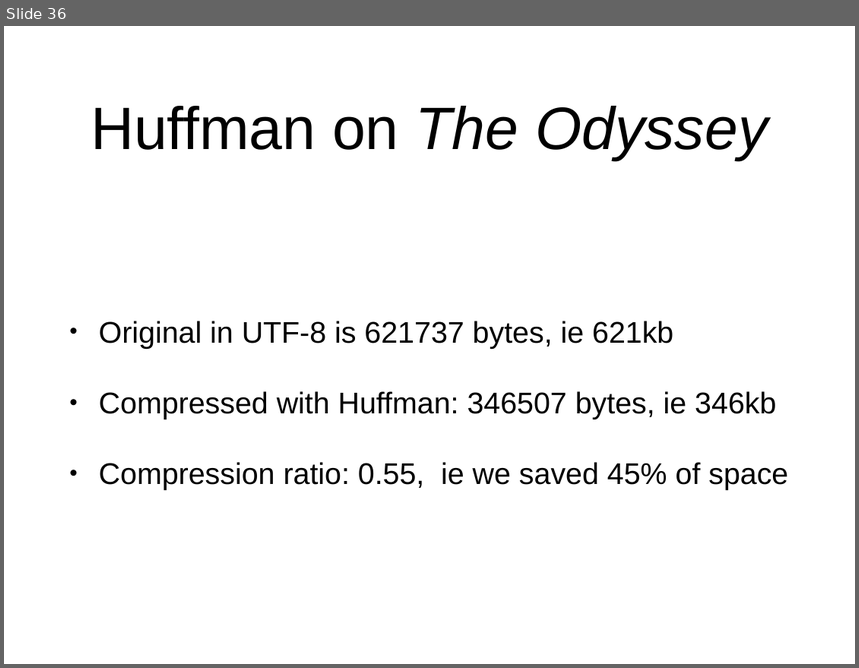
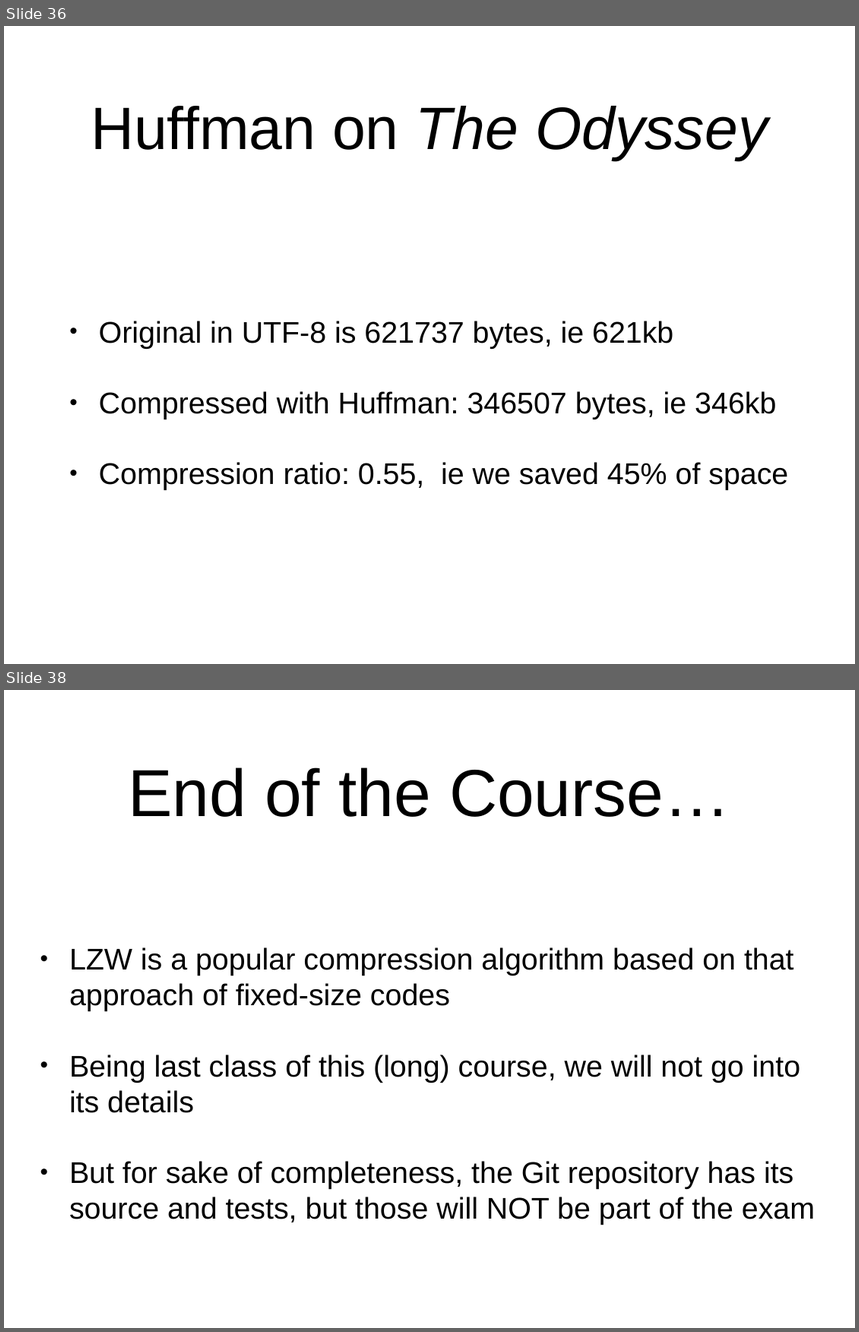
Before and after one commit to arcuri82/algorithms, a slide deck: docs/slides/12/12_compression.pptx. Shown one above the other, each under a label of ours: slide 36 before the commit, slides 36 and 38 after it; the slides between them are not shown. The pictures are 859x668 and 859x1332 pixels, drawn with LibreOffice and Linux fonts; fonts in the diff are those of the drawing. Boxes give left, top, right and bottom in pixels: in the first picture for what was removed or moved away, otherwise in the second. Text is boxed around its words. In the diff, an @@ line names an element or a change of style, - is before the commit and + after.

```diff
--- a/docs/slides/12/12_compression.pptx
+++ b/docs/slides/12/12_compression.pptx
@@ slide 38 added at bbox=[4, 690, 855, 1328], background #FFFFFF @@
@@ title added at bbox=[128, 768, 730, 817], 80 pt, text #000000 @@
+End of the Course…
@@ text added at bbox=[69, 948, 815, 1225], 36 pt, text #000000 @@
+• LZW is a popular compression algorithm based on that approach of fixed-size codes
+• Being last class of this (long) course, we will not go into its details
+• But for sake of completeness, the Git repository has its source and tests, but those will NOT be part of the exam
```
Also in this commit, not shown: 1 slide changed, 1 other slide added, 2 other files.
